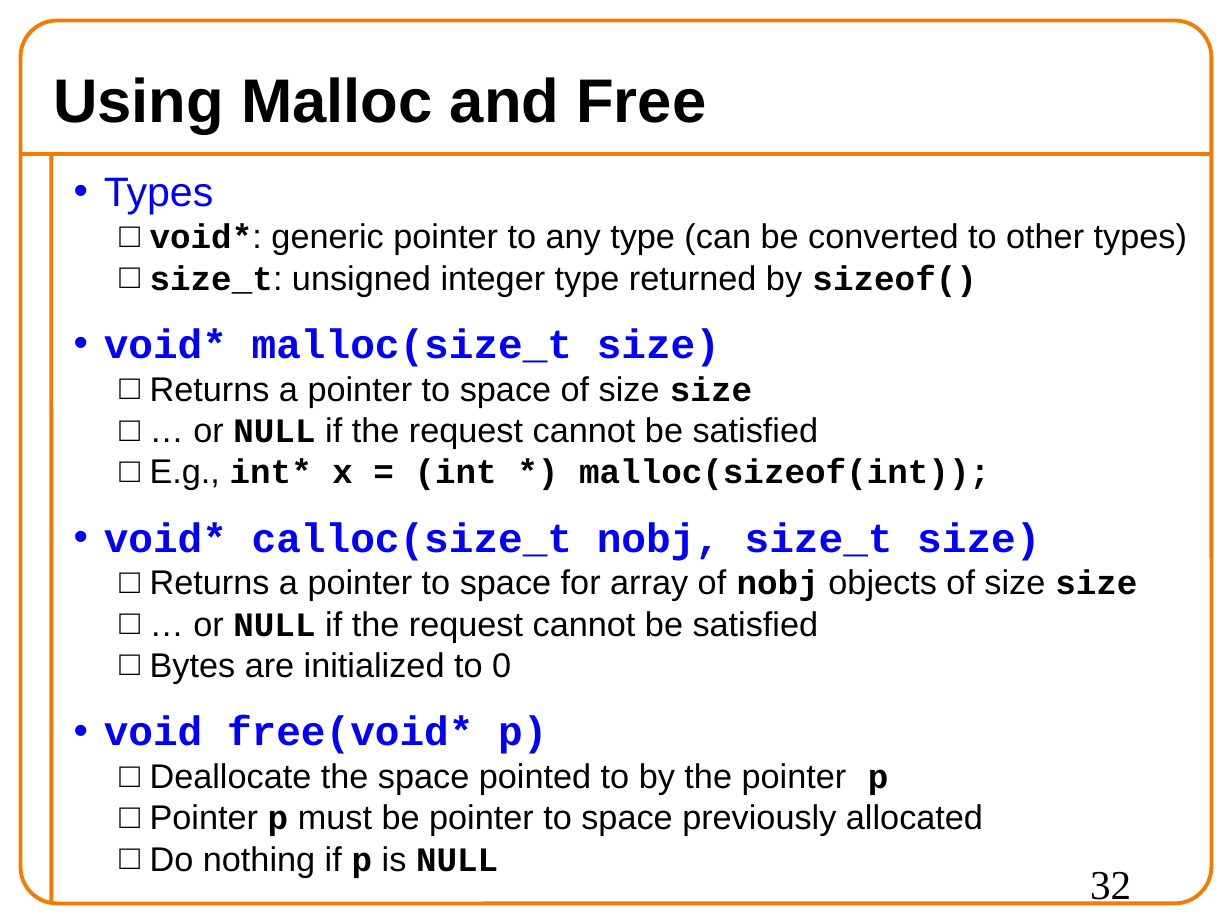
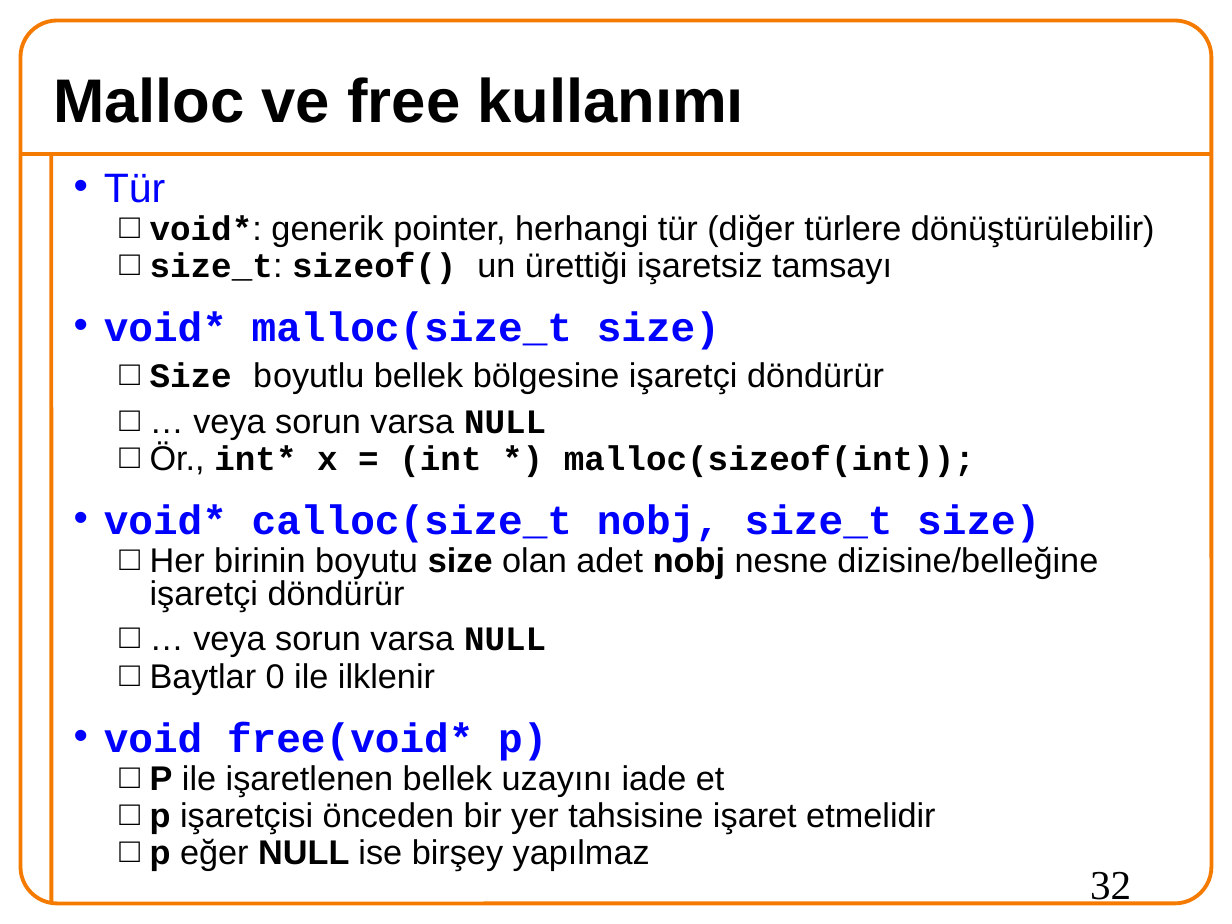
Before and after one commit to 19ceng/ceng201pro, a slide deck: slide 32 of 06memAll.odp. Drawn at 1232x924 pixels with LibreOffice and Linux fonts; fonts in the diff are those of the drawing; background and template pictures are left out. Boxes give left, top, right and bottom in pixels: in the first picture for what was removed or moved away, otherwise in the second. Text is boxed around its words. In the diff, an @@ line names an element or a change of style, - is before the commit and + after.

Commit message:
memAll:OK

```diff
--- a/06memAll.odp
+++ b/06memAll.odp
@@ title at [53, 77, 744, 123]: text changed @@
-Using Malloc and Free
+Malloc ve free kullanımı
@@ text at [104, 173, 1155, 284]: text changed @@
-• Types
-  □ void*: generic pointer to any type (can be converted to other types)
-  □ size_t: unsigned integer type returned by sizeof()
+• Tür
+  □ void*: generik pointer, herhangi tür (diğer türlere dönüştürülebilir)
+  □ size_t: sizeof() un ürettiği işaretsiz tamsayı
@@ text at [104, 311, 1040, 761]: line spacing 0.9 to 0.8 @@
@@ text at [150, 362, 975, 477]: text changed @@
-  □ Returns a pointer to space of size size
-  □ … or NULL if the request cannot be satisfied
-  □ E.g., int* x = (int *) malloc(sizeof(int));
+  □ Size boyutlu bellek bölgesine işaretçi döndürür
+  □ … veya sorun varsa NULL
+  □ Ör., int* x = (int *) malloc(sizeof(int));
@@ text at [150, 546, 1098, 694]: text changed @@
-  □ Returns a pointer to space for array of nobj objects of size size
-  □ … or NULL if the request cannot be satisfied
-  □ Bytes are initialized to 0
+  □ Her birinin boyutu size olan adet nobj nesne dizisine/belleğine işaretçi döndürür
+  □ … veya sorun varsa NULL
+  □ Baytlar 0 ile ilklenir
@@ text at [150, 765, 935, 871]: text changed @@
-  □ Deallocate the space pointed to by the pointer p
-  □ Pointer p must be pointer to space previously allocated
-  □ Do nothing if p is NULL
+  □ P ile işaretlenen bellek uzayını iade et
+  □ p işaretçisi önceden bir yer tahsisine işaret etmelidir
+  □ p eğer NULL ise birşey yapılmaz
```
Also in this commit, not shown: 27 other slides changed, 12 slides added, 12 slides removed.
